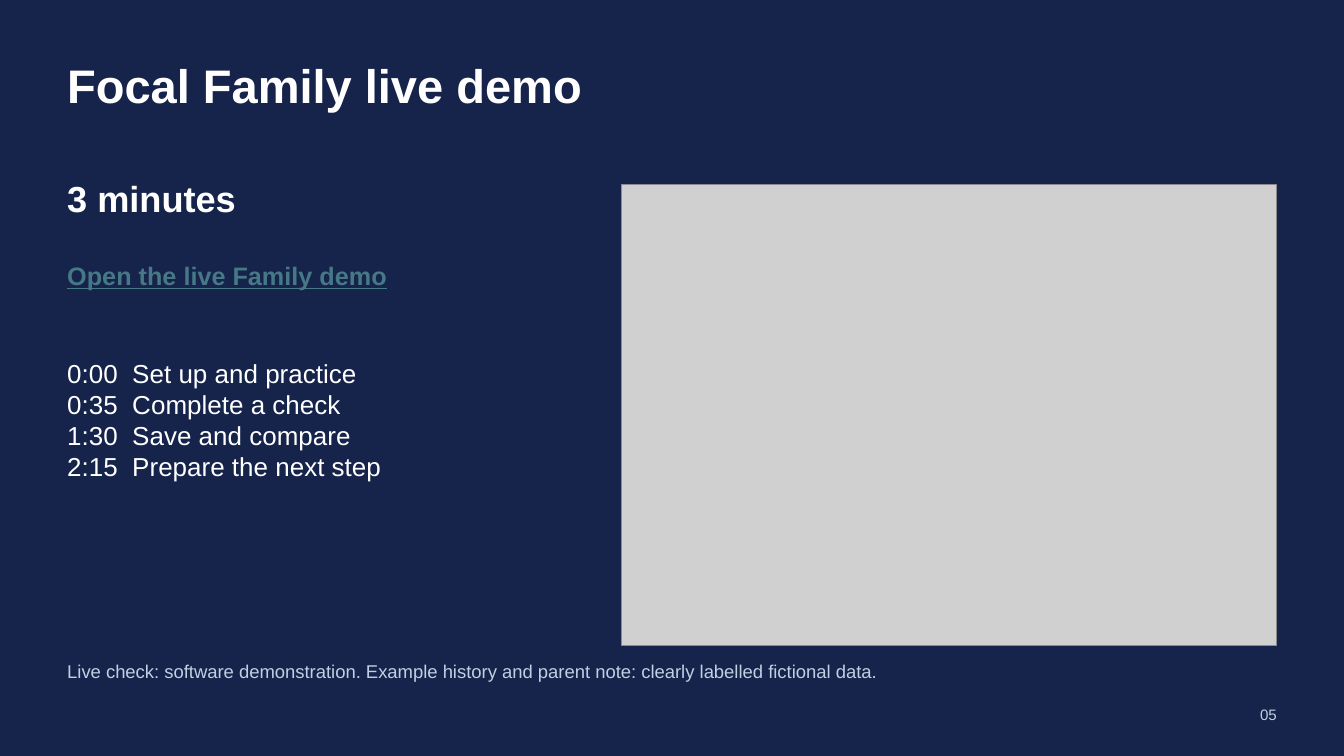
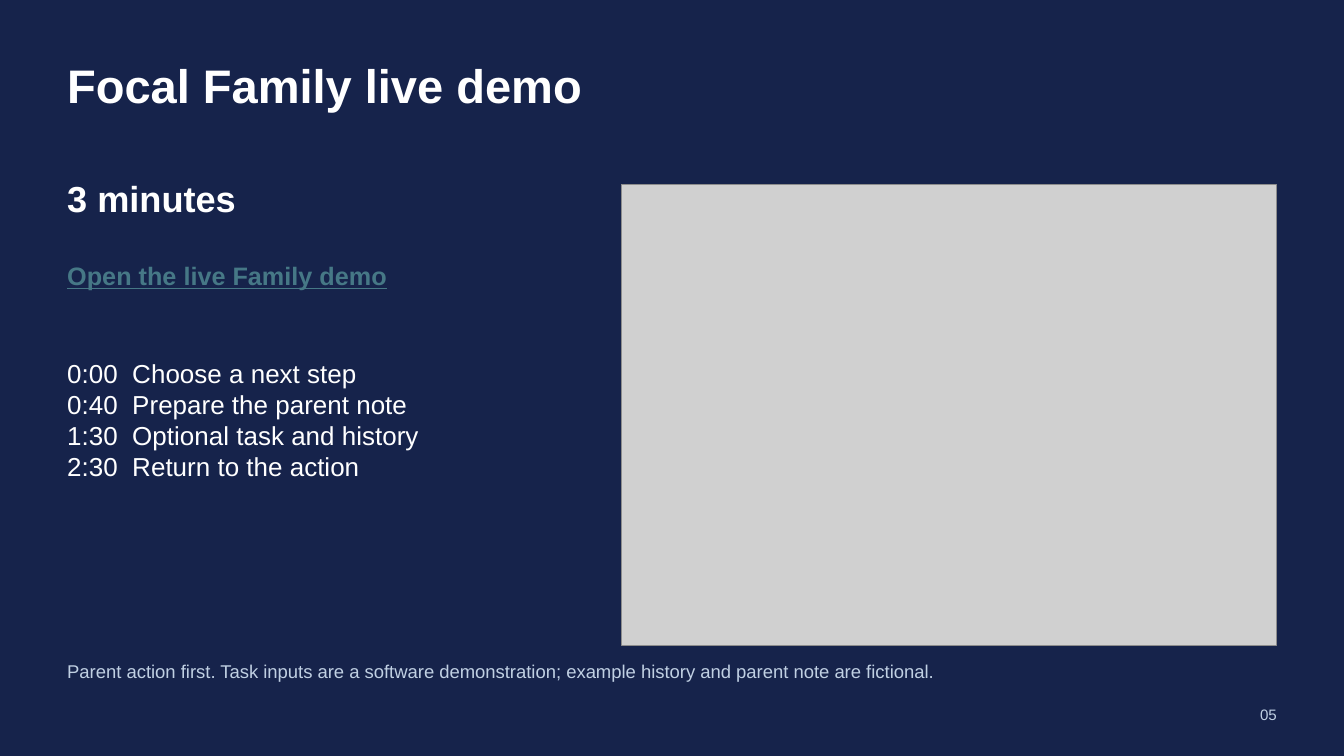
Before and after one commit to haydn-s/focal-technologies, a slide deck: slide 5 of docs/presentations/executive-pitch/Focal Family Executive Pitch - Final 12min.pptx. Drawn at 1344x756 pixels with LibreOffice and Linux fonts; fonts in the diff are those of the drawing; grey boxes stand for pictures. Boxes give left, top, right and bottom in pixels: in the first picture for what was removed or moved away, otherwise in the second. Text is boxed around its words. In the diff, an @@ line names an element or a change of style, - is before the commit and + after.

```diff
--- a/docs/presentations/executive-pitch/Focal Family Executive Pitch - Final 12min.pptx
+++ b/docs/presentations/executive-pitch/Focal Family Executive Pitch - Final 12min.pptx
@@ text at bbox=[67, 364, 419, 477]: text changed @@
-0:00 Set up and practice
-0:35 Complete a check
-1:30 Save and compare
-2:15 Prepare the next step
+0:00 Choose a next step
+0:40 Prepare the parent note
+1:30 Optional task and history
+2:30 Return to the action
@@ text at bbox=[67, 664, 934, 682]: text changed @@
-Live check: software demonstration. Example history and parent note: clearly labelled fictional data.
+Parent action first. Task inputs are a software demonstration; example history and parent note are fictional.
```
Also in this commit, not shown: 18 other slides changed, 10 other files.
